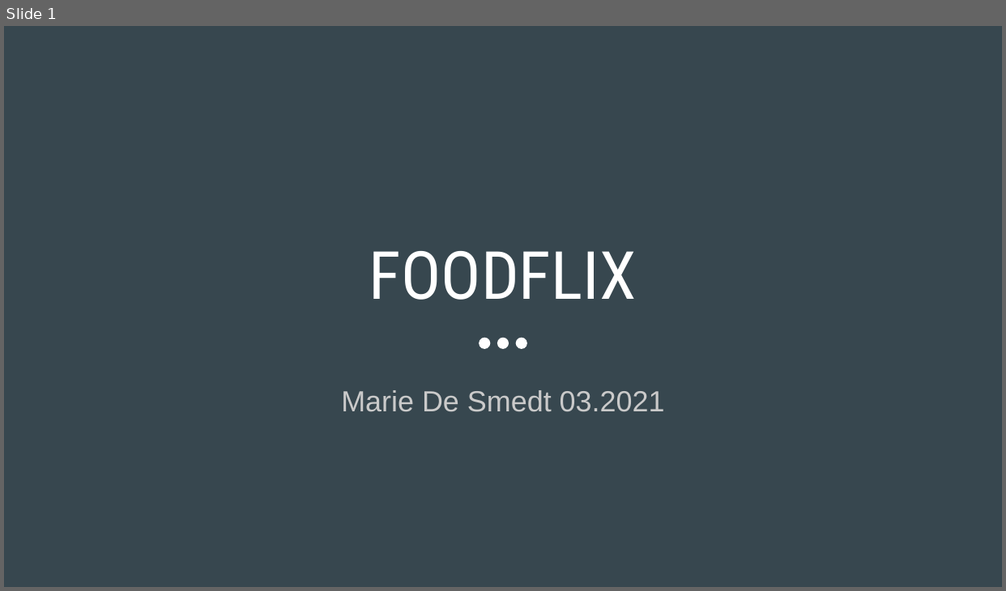
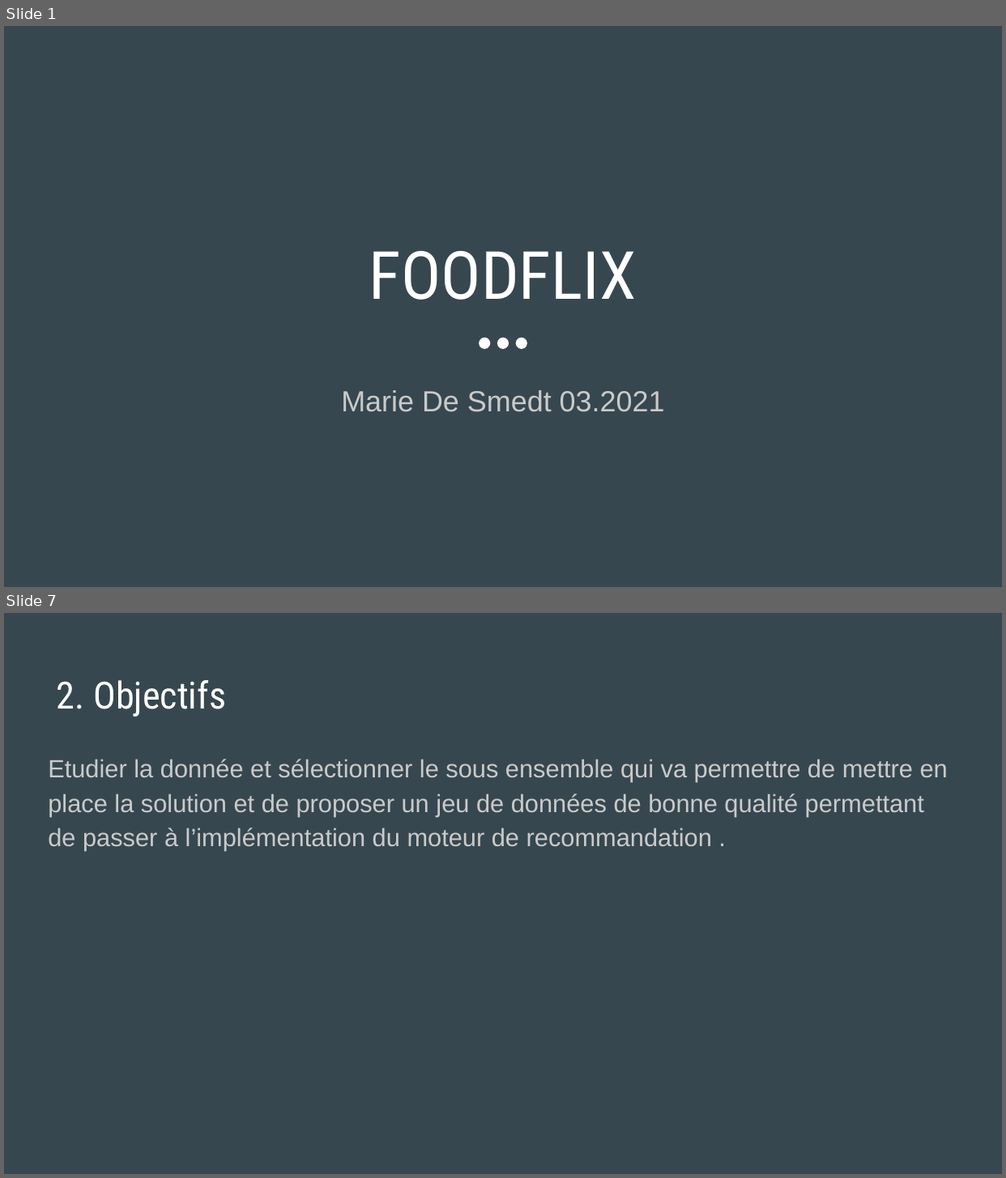
Before and after one commit to MarieDeSmedt/FoodFlix, a slide deck: FOODFLIX.pptx. Shown one above the other, each under a label of ours: slide 1 before the commit, slides 1 and 7 after it; the slides between them are not shown. The pictures are 1006x591 and 1006x1178 pixels, drawn with LibreOffice and Linux fonts; fonts in the diff are those of the drawing. Boxes give left, top, right and bottom in pixels: in the first picture for what was removed or moved away, otherwise in the second. Text is boxed around its words. In the diff, an @@ line names an element or a change of style, - is before the commit and + after.

```diff
--- a/FOODFLIX.pptx
+++ b/FOODFLIX.pptx
@@ slide 7 added at bbox=[4, 613, 1002, 1174], background #37474F @@
@@ title added at bbox=[57, 680, 226, 717], 27 pt, text #FFFFFF @@
+2. Objectifs
@@ text added at bbox=[48, 759, 948, 851], 18 pt, text #CACACA @@
+Etudier la donnée et sélectionner le sous ensemble qui va permettre de mettre en place la solution et de proposer un jeu de données de bonne qualité permettant de passer à l’implémentation du moteur de recommandation .
```
Also in this commit, not shown: 4 slides changed, 5 other slides added, 4 slides removed.
